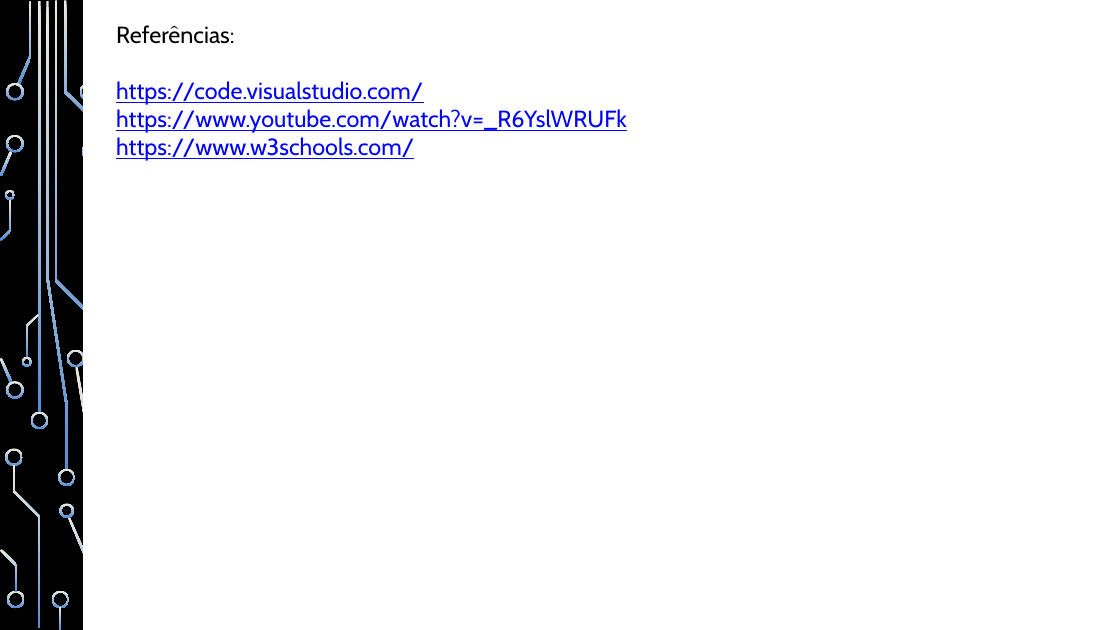
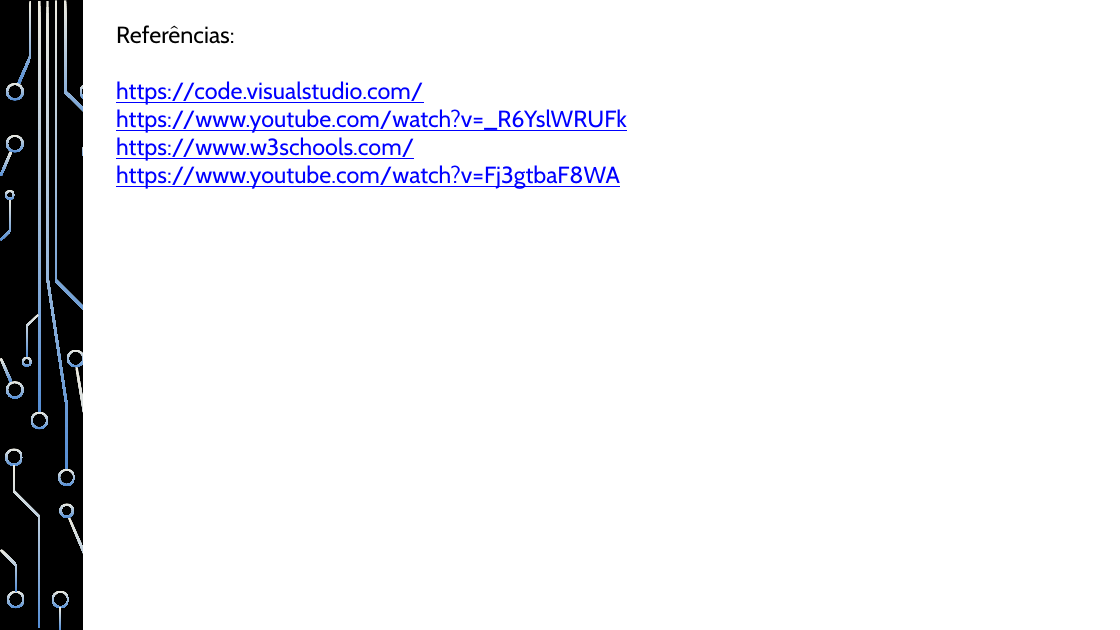
Before and after one commit to heitorsam/aulas_iep, a slide deck: slide 57 of documentos/Apostila - Desenvolvimento Web - IEP.pptx (slide 43 before the commit). Drawn at 1120x630 pixels with LibreOffice and Linux fonts; fonts in the diff are those of the drawing; background and template pictures are left out. Boxes give left, top, right and bottom in pixels: in the first picture for what was removed or moved away, otherwise in the second. Text is boxed around its words. In the diff, an @@ line names an element or a change of style, - is before the commit and + after.

```diff
--- a/documentos/Apostila - Desenvolvimento Web - IEP.pptx
+++ b/documentos/Apostila - Desenvolvimento Web - IEP.pptx
@@ text at [116,165,620,189]: paragraph added @@
+https://www.youtube.com/watch?v=Fj3gtbaF8WA
```
Also in this commit, not shown: 1 other slide changed, 14 slides added, 10 other files.
